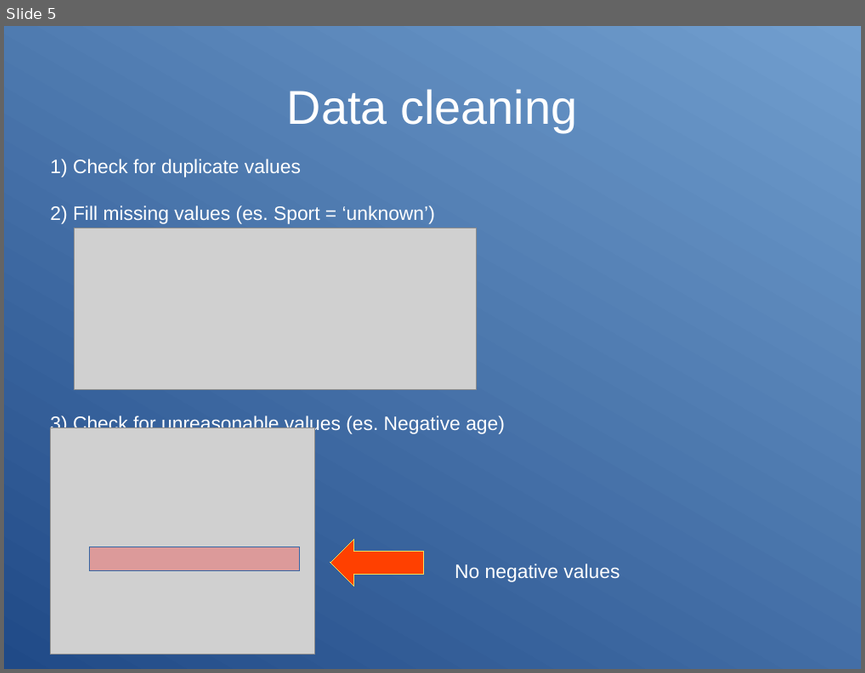
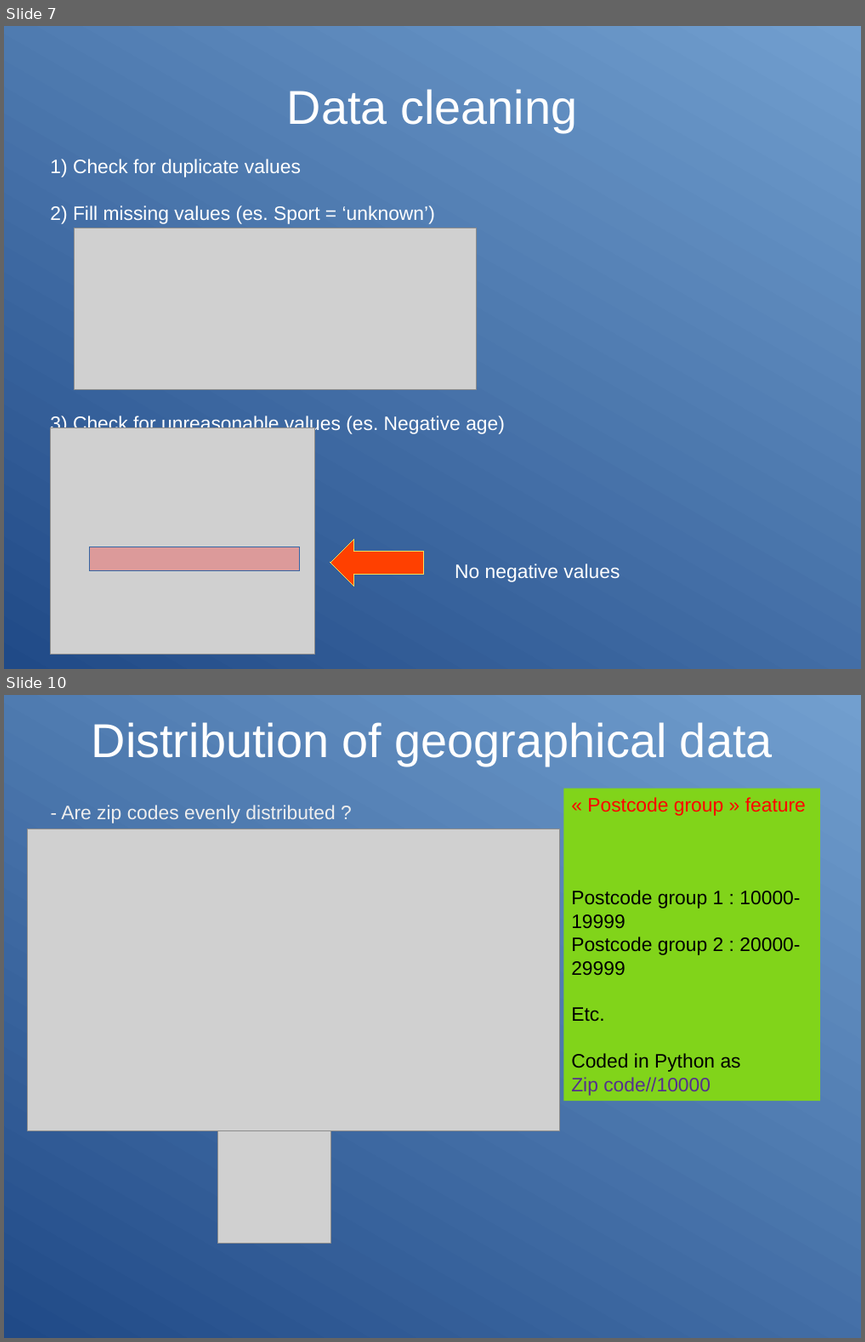
Before and after one commit to opsabarsec/mailings_response_prediction, a slide deck: documents/presentation.odp. Shown one above the other, each under a label of ours: slide 5 before the commit, slides 7 and 10 after it; the slides between them are not shown. The pictures are 865x673 and 865x1342 pixels, drawn with LibreOffice and Linux fonts; fonts in the diff are those of the drawing; grey boxes stand for pictures. Boxes give left, top, right and bottom in pixels: in the first picture for what was removed or moved away, otherwise in the second. Text is boxed around its words. In the diff, an @@ line names an element or a change of style, - is before the commit and + after.

```diff
--- a/documents/presentation.odp
+++ b/documents/presentation.odp
@@ slide 10 added at (4, 695, 861, 1338), background gradient #204A87 to #729FCF @@
@@ title added at (92, 722, 772, 766), 44 pt, text #FFFFFF @@
+Distribution of geographical data
@@ rectangle added at (564, 789, 820, 1100), fill #81D41A, 18 pt, text #000000 @@
+« Postcode group » feature
+Postcode group 1 : 10000- 19999
+Postcode group 2 : 20000- 29999
+Etc.
+Coded in Python as
+Zip code//10000
@@ text added at (61, 805, 335, 823), 18 pt, text #EEEEEE @@
+- Are zip codes evenly distributed ?
@@ picture added at (27, 828, 560, 1130) @@
@@ picture added at (218, 1130, 330, 1243) @@
@@ what was slide 5 is now slide 7 @@
```
Also in this commit, not shown: 5 slides changed, 15 other slides added, 12 slides removed, 9 other files.
